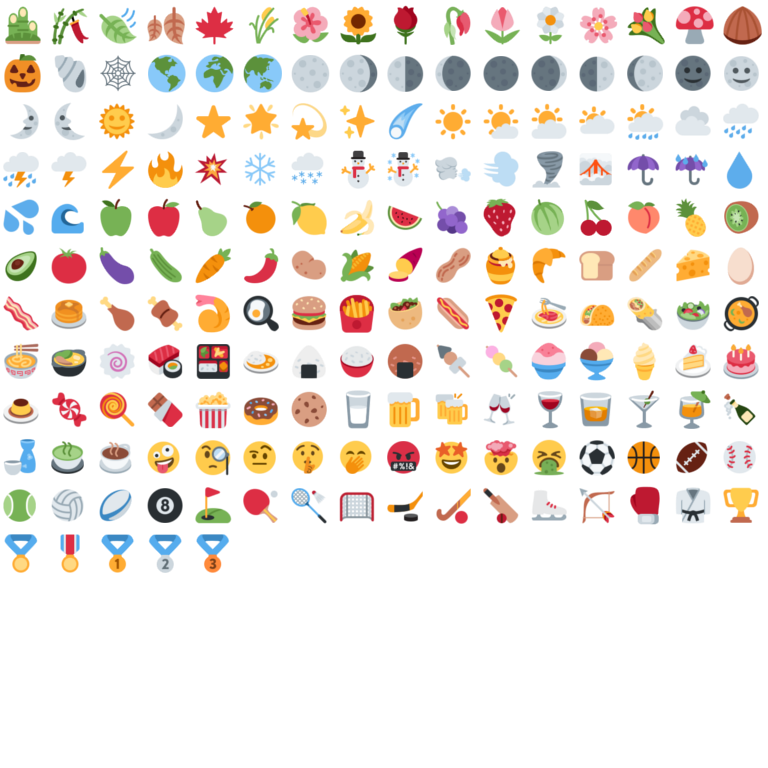
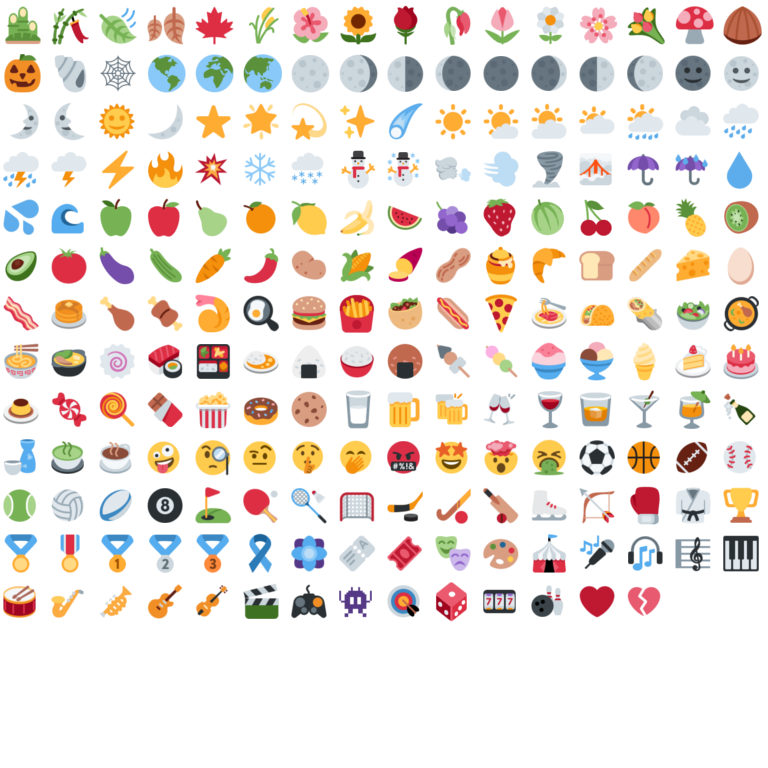
Revision of a layered (768, 768) image; what changed, layer by layer:
added layer ":broken_heart:" above ":heart:" over (627, 586, 661, 617)
added layer ":heart:" above ":bowling:" over (579, 585, 615, 618)
added layer ":bowling:" above ":slot_machine:" over (531, 585, 564, 617)
added layer ":game_die:" above ":dart:" over (435, 582, 467, 622)
added layer ":dart:" above ":space_invader:" over (387, 585, 420, 618)
added layer ":space_invader:" above ":video_game:" over (339, 586, 372, 618)
added layer ":video_game:" above ":clapper:" over (291, 584, 327, 619)
added layer ":clapper:" above ":violin:" over (243, 583, 279, 619)
added layer ":violin:" above ":guitar:" over (195, 585, 228, 618)
added layer ":guitar:" above ":trumpet:" over (147, 584, 183, 619)
added layer ":trumpet:" above ":saxophone:" over (99, 585, 132, 618)
added layer ":saxophone:" above ":drum:" over (51, 589, 84, 618)
added layer ":drum:" above ":musical_keyboard:" over (3, 585, 36, 618)
added layer ":musical_keyboard:" above ":musical_score:" over (723, 535, 759, 572)
added layer ":musical_score:" above ":headphones:" over (675, 536, 711, 572)
added layer ":headphones:" above ":microphone:" over (628, 536, 663, 571)
added layer ":microphone:" above ":circus_tent:" over (579, 535, 615, 570)
added layer ":circus_tent:" above ":art:" over (532, 534, 567, 573)
added layer ":art:" above ":performing_arts:" over (483, 538, 519, 570)
added layer ":performing_arts:" above ":tickets:" over (435, 536, 471, 571)
added layer ":tickets:" above ":ticket:" over (387, 536, 422, 571)
added layer ":ticket:" above ":rosette:" over (339, 535, 376, 572)
added layer ":rosette:" above ":reminder_ribbon:" over (291, 535, 328, 572)
added layer ":reminder_ribbon:" above ":3rd_place_medal:" over (248, 533, 272, 573)
…and 1 more changes (1 added)
